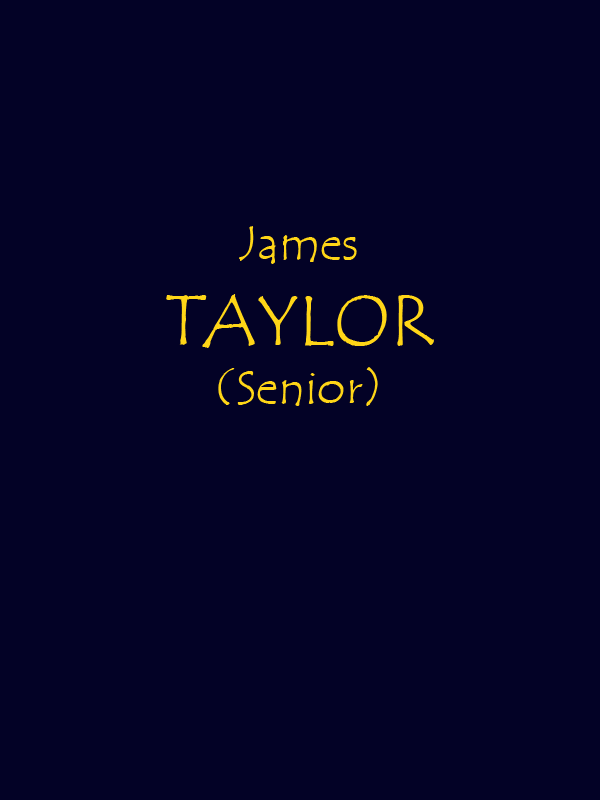
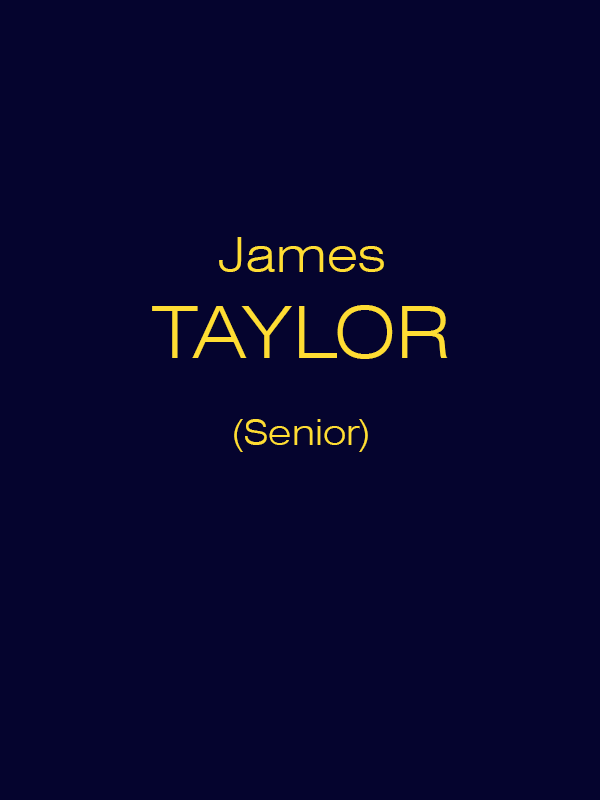
Revision of a layered 600×800 image; what changed, layer by layer:
painted on "James TAYLOR (Senior)" over [152, 226, 448, 452]
renamed "Background" to "Layer 0", painted on it over [0, 0, 600, 800]
